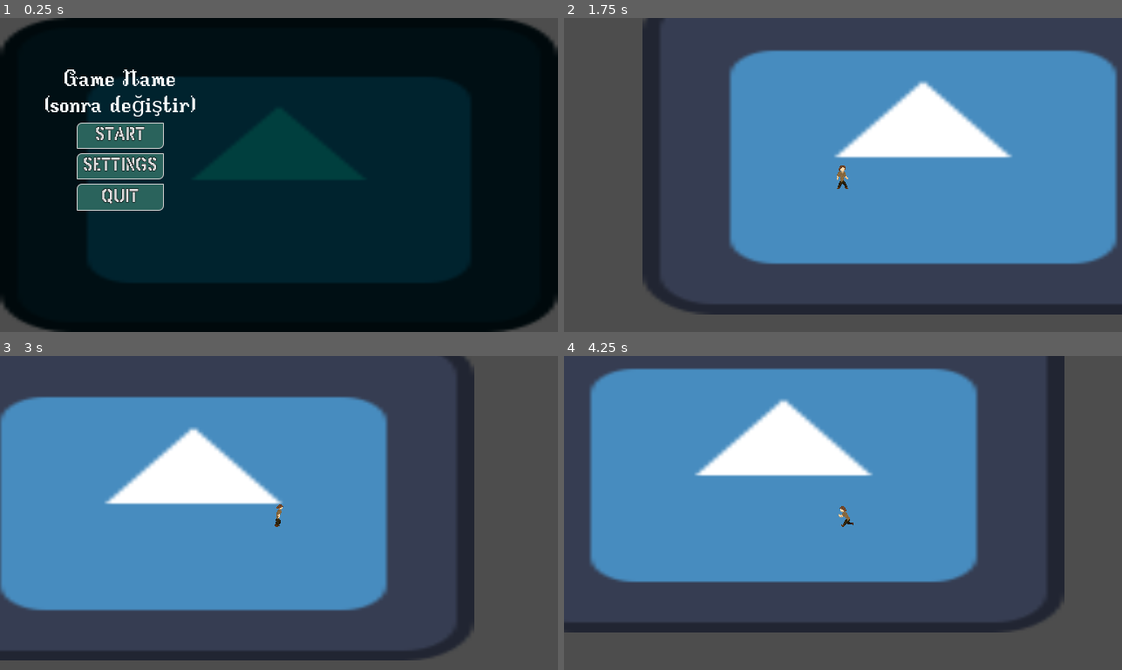
Above: before the commit, frames 1-4 (two rows, left to right).
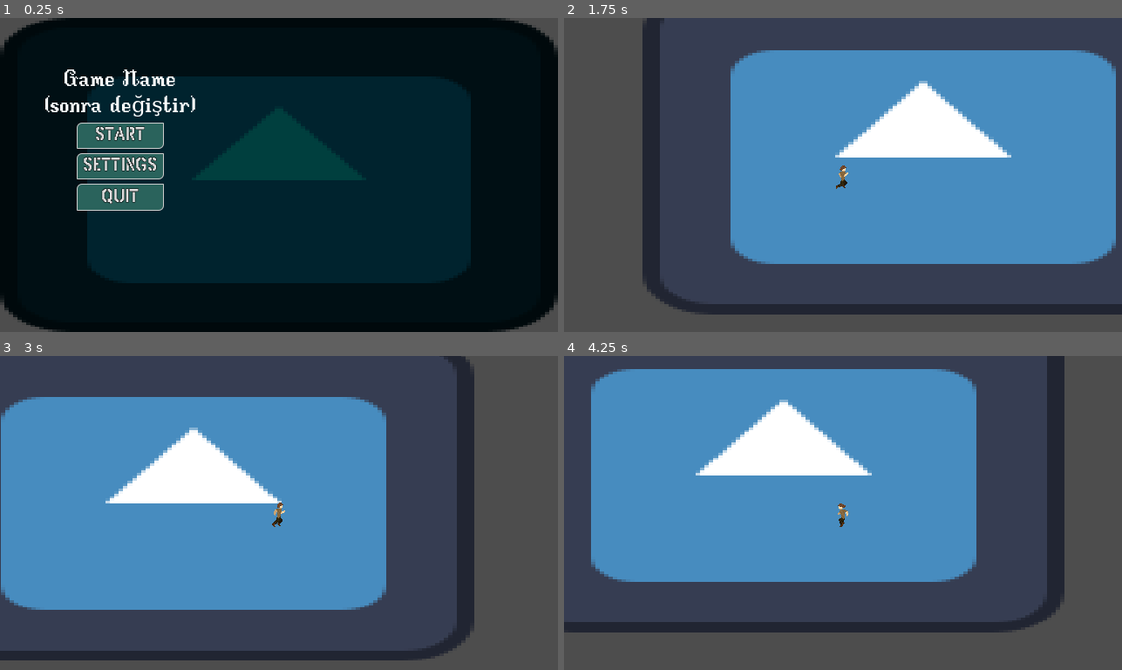
Above: after the commit, the same moments.

Repository: Buraka12/Die-For-Cookie
Game: Godot game, scene res://Scenes/main_menu.tscn
Same seed, same stepped clock (60 frames per second), same inputs: the game is played once before the commit and once after it. The engine's default icon, where the game draws it, is replaced by a stand-in: a white triangle on a blue panel in a dark square.
Inputs:
- Up to frame 1 (0.25 s): no input
- Up to frame 2 (1.75 s): click "Start" at 0.5 s; click "Start" at 1.25 s
- Up to frame 3 (3 s): hold D (right) from 2.03 s (still down); tap Space (jump) at 2.1, 2.27, 2.57, 2.85 s
- Up to frame 4 (4.25 s): tap Space (jump) at 3.02, 3.32, 3.6 s; release D (right) at 3.53 s; hold A (left) from 3.53 s (still down)

The runs differ from the first frame. In frame 1, less than 0.1% of the frame differs, in the area x 0-100%, y 0-100%; in frame 2, 1.5%; in frame 3, 1.6%; in frame 4, 1.9%, in the area x 4-87%, y 3-85%.

Commit message:
Add jump animation and improve player movement
Expanded player.tscn with new AtlasTextures and updated SpriteFrames to include a 'jumps' animation. Modified player.gd to trigger the jump animation when airborne and refined movement logic for better animation transitions. Updated project.godot with a canvas texture filter setting.

Diff:
--- a/Scenes/player.tscn
+++ b/Scenes/player.tscn
@@ -1,99 +1,131 @@
-[gd_scene load_steps=28 format=3 uid="uid://dp1picjxjosr2"]
+[gd_scene load_steps=36 format=3 uid="uid://dp1picjxjosr2"]
 
 [ext_resource type="Script" path="res://Scripts/player.gd" id="1_3y4p7"]
 [ext_resource type="Texture2D" uid="uid://cpu8t276rxtw7" path="res://Assets/Player/player-Sheet.png" id="1_dxe1q"]
 
-[sub_resource type="AtlasTexture" id="AtlasTexture_f0eta"]
+[sub_resource type="AtlasTexture" id="AtlasTexture_p4in2"]
 atlas = ExtResource("1_dxe1q")
 region = Rect2(0, 0, 64, 64)
 
-[sub_resource type="AtlasTexture" id="AtlasTexture_l3epd"]
+[sub_resource type="AtlasTexture" id="AtlasTexture_tkeom"]
 atlas = ExtResource("1_dxe1q")
 region = Rect2(64, 0, 64, 64)
 
-[sub_resource type="AtlasTexture" id="AtlasTexture_t82eh"]
+[sub_resource type="AtlasTexture" id="AtlasTexture_hk8fm"]
 atlas = ExtResource("1_dxe1q")
 region = Rect2(128, 0, 64, 64)
 
-[sub_resource type="AtlasTexture" id="AtlasTexture_mhnin"]
+[sub_resource type="AtlasTexture" id="AtlasTexture_enfxt"]
 atlas = ExtResource("1_dxe1q")
 region = Rect2(192, 0, 64, 64)
 
-[sub_resource type="AtlasTexture" id="AtlasTexture_hsjpj"]
+[sub_resource type="AtlasTexture" id="AtlasTexture_ep2ou"]
 atlas = ExtResource("1_dxe1q")
 region = Rect2(256, 0, 64, 64)
 
-[sub_resource type="AtlasTexture" id="AtlasTexture_6ilri"]
+[sub_resource type="AtlasTexture" id="AtlasTexture_uy8pt"]
+atlas = ExtResource("1_dxe1q")
+region = Rect2(320, 0, 64, 64)
+
+[sub_resource type="AtlasTexture" id="AtlasTexture_tryof"]
 atlas = ExtResource("1_dxe1q")
 region = Rect2(0, 64, 64, 64)
 
-[sub_resource type="AtlasTexture" id="AtlasTexture_2b63q"]
+[sub_resource type="AtlasTexture" id="AtlasTexture_wuq05"]
+atlas = ExtResource("1_dxe1q")
+region = Rect2(320, 192, 64, 64)
+
+[sub_resource type="AtlasTexture" id="AtlasTexture_x8y7q"]
+atlas = ExtResource("1_dxe1q")
+region = Rect2(0, 256, 64, 64)
+
+[sub_resource type="AtlasTexture" id="AtlasTexture_krmrt"]
+atlas = ExtResource("1_dxe1q")
+region = Rect2(64, 256, 64, 64)
+
+[sub_resource type="AtlasTexture" id="AtlasTexture_uj061"]
+atlas = ExtResource("1_dxe1q")
+region = Rect2(128, 256, 64, 64)
+
+[sub_resource type="AtlasTexture" id="AtlasTexture_cqymm"]
+atlas = ExtResource("1_dxe1q")
+region = Rect2(192, 256, 64, 64)
+
+[sub_resource type="AtlasTexture" id="AtlasTexture_h7a1f"]
+atlas = ExtResource("1_dxe1q")
+region = Rect2(256, 256, 64, 64)
+
+[sub_resource type="AtlasTexture" id="AtlasTexture_m68n3"]
+atlas = ExtResource("1_dxe1q")
+region = Rect2(320, 256, 64, 64)
+
+[sub_resource type="AtlasTexture" id="AtlasTexture_asskw"]
+atlas = ExtResource("1_dxe1q")
+region = Rect2(0, 320, 64, 64)
+
+[sub_resource type="AtlasTexture" id="AtlasTexture_65v5g"]
 atlas = ExtResource("1_dxe1q")
 region = Rect2(64, 64, 64, 64)
 
-[sub_resource type="AtlasTexture" id="AtlasTexture_oqjiq"]
+[sub_resource type="AtlasTexture" id="AtlasTexture_uegaw"]
 atlas = ExtResource("1_dxe1q")
 region = Rect2(128, 64, 64, 64)
 
-[sub_resource type="AtlasTexture" id="AtlasTexture_7qpla"]
+[sub_resource type="AtlasTexture" id="AtlasTexture_cowd8"]
 atlas = ExtResource("1_dxe1q")
 region = Rect2(192, 64, 64, 64)
 
-[sub_resource type="AtlasTexture" id="AtlasTexture_4ghq0"]
+[sub_resource type="AtlasTexture" id="AtlasTexture_6kpbn"]
 atlas = ExtResource("1_dxe1q")
 region = Rect2(256, 64, 64, 64)
 
-[sub_resource type="AtlasTexture" id="AtlasTexture_ubuux"]
+[sub_resource type="AtlasTexture" id="AtlasTexture_2v8k7"]
+atlas = ExtResource("1_dxe1q")
+region = Rect2(320, 64, 64, 64)
+
+[sub_resource type="AtlasTexture" id="AtlasTexture_gntp5"]
 atlas = ExtResource("1_dxe1q")
 region = Rect2(0, 128, 64, 64)
 
-[sub_resource type="AtlasTexture" id="AtlasTexture_2oyie"]
+[sub_resource type="AtlasTexture" id="AtlasTexture_eqbh8"]
 atlas = ExtResource("1_dxe1q")
 region = Rect2(64, 128, 64, 64)
 
-[sub_resource type="AtlasTexture" id="AtlasTexture_kggov"]
+[sub_resource type="AtlasTexture" id="AtlasTexture_ku8g5"]
 atlas = ExtResource("1_dxe1q")
 region = Rect2(128, 128, 64, 64)
 
-[sub_resource type="AtlasTexture" id="AtlasTexture_ac4fc"]
+[sub_resource type="AtlasTexture" id="AtlasTexture_ha8ux"]
 atlas = ExtResource("1_dxe1q")
 region = Rect2(192, 128, 64, 64)
 
-[sub_resource type="AtlasTexture" id="AtlasTexture_ahj21"]
+[sub_resource type="AtlasTexture" id="AtlasTexture_trtrq"]
 atlas = ExtResource("1_dxe1q")
 region = Rect2(256, 128, 64, 64)
 
-[sub_resource type="AtlasTexture" id="AtlasTexture_csgig"]
+[sub_resource type="AtlasTexture" id="AtlasTexture_qhtsh"]
+atlas = ExtResource("1_dxe1q")
+region = Rect2(320, 128, 64, 64)
+
+[sub_resource type="AtlasTexture" id="AtlasTexture_7wfnq"]
 atlas = ExtResource("1_dxe1q")
 region = Rect2(0, 192, 64, 64)
 
-[sub_resource type="AtlasTexture" id="AtlasTexture_2h4eo"]
+[sub_resource type="AtlasTexture" id="AtlasTexture_ulq34"]
 atlas = ExtResource("1_dxe1q")
 region = Rect2(64, 192, 64, 64)
 
-[sub_resource type="AtlasTexture" id="AtlasTexture_oyv2n"]
+[sub_resource type="AtlasTexture" id="AtlasTexture_ohh5y"]
 atlas = ExtResource("1_dxe1q")
 region = Rect2(128, 192, 64, 64)
 
-[sub_resource type="AtlasTexture" id="AtlasTexture_7u5ho"]
+[sub_resource type="AtlasTexture" id="AtlasTexture_7utig"]
 atlas = ExtResource("1_dxe1q")
 region = Rect2(192, 192, 64, 64)
 
-[sub_resource type="AtlasTexture" id="AtlasTexture_pouxi"]
+[sub_resource type="AtlasTexture" id="AtlasTexture_w5y0c"]
 atlas = ExtResource("1_dxe1q")
 region = Rect2(256, 192, 64, 64)
-
-[sub_resource type="AtlasTexture" id="AtlasTexture_y0ql2"]
-atlas = ExtResource("1_dxe1q")
-region = Rect2(0, 256, 64, 64)
-
-[sub_resource type="AtlasTexture" id="AtlasTexture_tui1o"]
-atlas = ExtResource("1_dxe1q")
-region = Rect2(64, 256, 64, 64)
-
-[sub_resource type="AtlasTexture" id="AtlasTexture_yktps"]
-atlas = ExtResource("1_dxe1q")
-region = Rect2(128, 256, 64, 64)
 
 [sub_resource type="SpriteFrames" id="SpriteFrames_cwv63"]
 animations = [{
@@ -104,25 +136,25 @@
 }, {
 "frames": [{
 "duration": 1.0,
-"texture": SubResource("AtlasTexture_f0eta")
-}, {
-"duration": 1.0,
-"texture": SubResource("AtlasTexture_l3epd")
-}, {
-"duration": 1.0,
-"texture": SubResource("AtlasTexture_t82eh")
-}, {
-"duration": 1.0,
-"texture": SubResource("AtlasTexture_mhnin")
-}, {
-"duration": 1.0,
-"texture": SubResource("AtlasTexture_hsjpj")
-}, {
-"duration": 1.0,
-"texture": SubResource("AtlasTexture_6ilri")
-}, {
-"duration": 1.0,
-"texture": SubResource("AtlasTexture_2b63q")
+"texture": SubResource("AtlasTexture_p4in2")
+}, {
+"duration": 1.0,
+"texture": SubResource("AtlasTexture_tkeom")
+}, {
+"duration": 1.0,
+"texture": SubResource("AtlasTexture_hk8fm")
+}, {
+"duration": 1.0,
+"texture": SubResource("AtlasTexture_enfxt")
+}, {
+"duration": 1.0,
+"texture": SubResource("AtlasTexture_ep2ou")
+}, {
+"duration": 1.0,
+"texture": SubResource("AtlasTexture_uy8pt")
+}, {
+"duration": 1.0,
+"texture": SubResource("AtlasTexture_tryof")
 }],
 "loop": true,
 "name": &"idle",
@@ -130,28 +162,57 @@
 }, {
 "frames": [{
 "duration": 1.0,
-"texture": SubResource("AtlasTexture_oqjiq")
-}, {
-"duration": 1.0,
-"texture": SubResource("AtlasTexture_7qpla")
-}, {
-"duration": 1.0,
-"texture": SubResource("AtlasTexture_4ghq0")
-}, {
-"duration": 1.0,
-"texture": SubResource("AtlasTexture_ubuux")
-}, {
-"duration": 1.0,
-"texture": SubResource("AtlasTexture_2oyie")
-}, {
-"duration": 1.0,
-"texture": SubResource("AtlasTexture_kggov")
-}, {
-"duration": 1.0,
-"texture": SubResource("AtlasTexture_ac4fc")
-}, {
-"duration": 1.0,
-"texture": SubResource("AtlasTexture_ahj21")
+"texture": SubResource("AtlasTexture_wuq05")
+}, {
+"duration": 1.0,
+"texture": SubResource("AtlasTexture_x8y7q")
+}, {
+"duration": 1.0,
+"texture": SubResource("AtlasTexture_krmrt")
+}, {
+"duration": 1.0,
+"texture": SubResource("AtlasTexture_uj061")
+}, {
+"duration": 1.0,
+"texture": SubResource("AtlasTexture_cqymm")
+}, {
+"duration": 1.0,
+"texture": SubResource("AtlasTexture_h7a1f")
+}, {
+"duration": 1.0,
+"texture": SubResource("AtlasTexture_m68n3")
+}, {
+"duration": 1.0,
+"texture": SubResource("AtlasTexture_asskw")
+}],
+"loop": true,
+"name": &"jumps",
+"speed": 10.0
+}, {
+"frames": [{
+"duration": 1.0,
+"texture": SubResource("AtlasTexture_65v5g")
+}, {
+"duration": 1.0,
+"texture": SubResource("AtlasTexture_uegaw")
+}, {
+"duration": 1.0,
+"texture": SubResource("AtlasTexture_cowd8")
+}, {
+"duration": 1.0,
+"texture": SubResource("AtlasTexture_6kpbn")
+}, {
+"duration": 1.0,
+"texture": SubResource("AtlasTexture_2v8k7")
+}, {
+"duration": 1.0,
+"texture": SubResource("AtlasTexture_gntp5")
+}, {
+"duration": 1.0,
+"texture": SubResource("AtlasTexture_eqbh8")
+}, {
+"duration": 1.0,
+"texture": SubResource("AtlasTexture_ku8g5")
 }],
 "loop": true,
 "name": &"move",
@@ -159,31 +220,31 @@
 }, {
 "frames": [{
 "duration": 1.0,
-"texture": SubResource("AtlasTexture_csgig")
-}, {
-"duration": 1.0,
-"texture": SubResource("AtlasTexture_2h4eo")
-}, {
-"duration": 1.0,
-"texture": SubResource("AtlasTexture_oyv2n")
-}, {
-"duration": 1.0,
-"texture": SubResource("AtlasTexture_7u5ho")
-}, {
-"duration": 1.0,
-"texture": SubResource("AtlasTexture_pouxi")
-}, {
-"duration": 1.0,
-"texture": SubResource("AtlasTexture_y0ql2")
-}, {
-"duration": 1.0,
-"texture": SubResource("AtlasTexture_tui1o")
-}, {
-"duration": 1.0,
-"texture": SubResource("AtlasTexture_yktps")
-}],
-"loop": true,
-"name": &"push_pull",
+"texture": SubResource("AtlasTexture_ha8ux")
+}, {
+"duration": 1.0,
+"texture": SubResource("AtlasTexture_trtrq")
+}, {
+"duration": 1.0,
+"texture": SubResource("AtlasTexture_qhtsh")
+}, {
+"duration": 1.0,
+"texture": SubResource("AtlasTexture_7wfnq")
+}, {
+"duration": 1.0,
+"texture": SubResource("AtlasTexture_ulq34")
+}, {
+"duration": 1.0,
+"texture": SubResource("AtlasTexture_ohh5y")
+}, {
+"duration": 1.0,
+"texture": SubResource("AtlasTexture_7utig")
+}, {
+"duration": 1.0,
+"texture": SubResource("AtlasTexture_w5y0c")
+}],
+"loop": true,
+"name": &"push",
 "speed": 5.0
 }]
 
@@ -196,9 +257,8 @@
 
 [node name="AnimatedSprite2D" type="AnimatedSprite2D" parent="."]
 sprite_frames = SubResource("SpriteFrames_cwv63")
-animation = &"push_pull"
-autoplay = "idle"
-frame_progress = 0.742308
+animation = &"jumps"
+frame_progress = 0.940172
 
 [node name="CollisionShape2D" type="CollisionShape2D" parent="."]
 position = Vector2(0, 4)
--- a/Scripts/player.gd
+++ b/Scripts/player.gd
@@ -1,9 +1,7 @@
 extends CharacterBody2D
-
 
 const SPEED = 200
 const JUMP_VELOCITY = -300
-
 
 func _physics_process(delta: float) -> void:
 	# Add the gravity.
@@ -13,9 +11,10 @@
 	# Handle jump.
 	if Input.is_action_just_pressed("jump") and is_on_floor():
 		velocity.y = JUMP_VELOCITY
+	if not is_on_floor():
+		$AnimatedSprite2D.play("jumps")
 
 	# Get the input direction and handle the movement/deceleration.
-	# As good practice, you should replace UI actions with custom gameplay actions.
 	var direction := Input.get_axis("left", "right")
 
 	#flip sprite
@@ -24,10 +23,12 @@
 	elif direction < 0:
 		$AnimatedSprite2D.flip_h = true
 
-	if direction:
+	#moving
+	if direction and is_on_floor():
 		$AnimatedSprite2D.play("move")
 		velocity.x = direction * SPEED
-	else:
+
+	elif not direction and is_on_floor():
 		$AnimatedSprite2D.play("idle")
 		velocity.x = move_toward(velocity.x, 0, 12)
 
--- a/project.godot
+++ b/project.godot
@@ -42,3 +42,7 @@
 "events": [Object(InputEventKey,"resource_local_to_scene":false,"resource_name":"","device":-1,"window_id":0,"alt_press …(192 unchanged characters)…
 ]
 }
+
+[rendering]
+
+textures/canvas_textures/default_texture_filter=0
